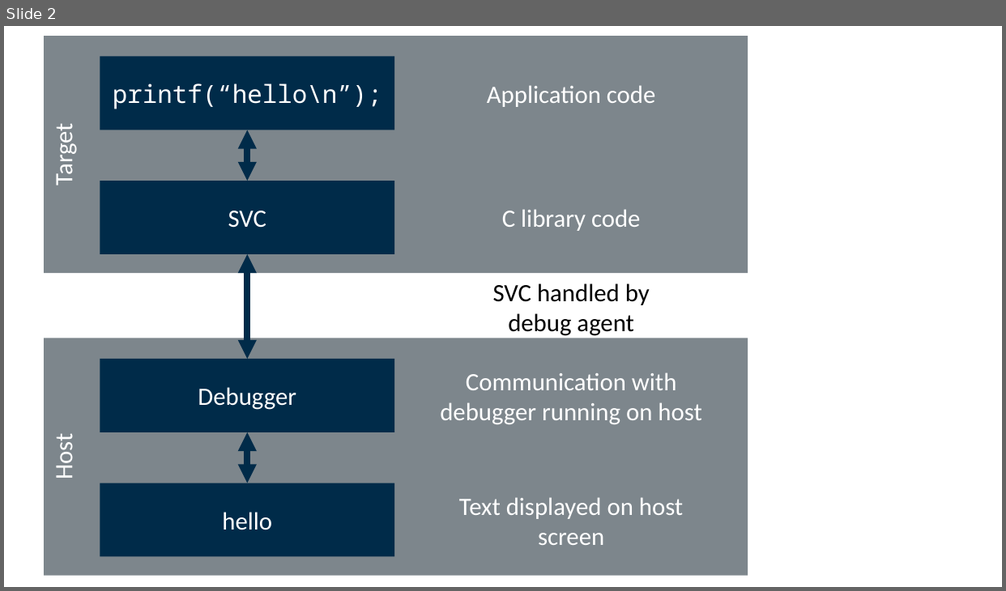
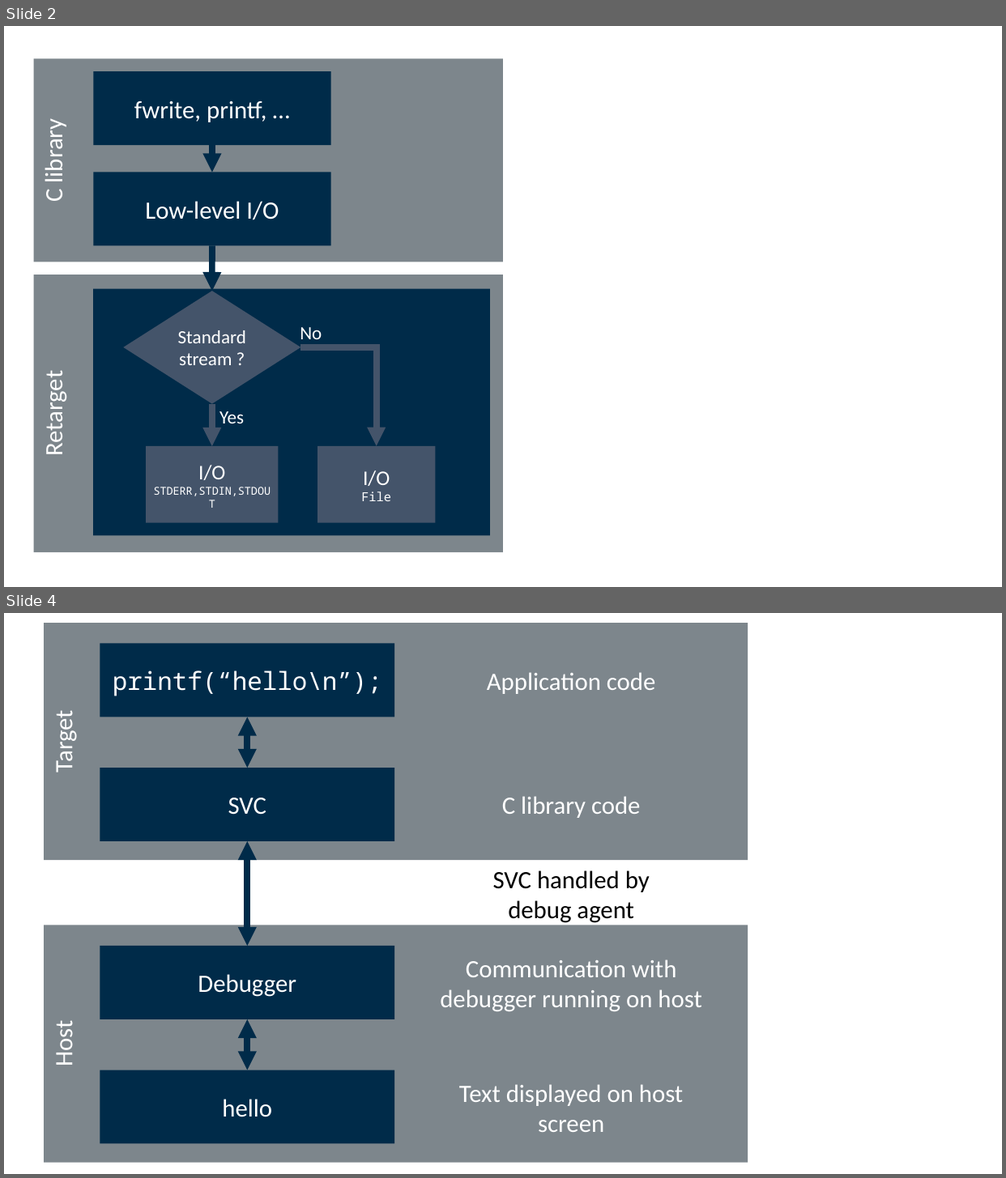
Before and after one commit to ARM-software/CMSIS-Compiler, a slide deck: doxygen/src/images/blocks.pptx. Shown one above the other, each under a label of ours: slide 2 before the commit, slides 2 and 4 after it; the slides between them are not shown. The pictures are 1006x591 and 1006x1178 pixels, drawn with LibreOffice and Linux fonts; fonts in the diff are those of the drawing. Boxes give left, top, right and bottom in pixels: in the first picture for what was removed or moved away, otherwise in the second. Text is boxed around its words. In the diff, an @@ line names an element or a change of style, - is before the commit and + after.

Commit message:
Rework documentation (#9)
- add File Interface and OS Interface APIs
- restructure "template" folder to match component names (and avoid conflicts in documentation due to duplicated names in "source" folder)
- restructured documentation input files (one file per page)
- simplified STDOUT to USART example

```diff
--- a/doxygen/src/images/blocks.pptx
+++ b/doxygen/src/images/blocks.pptx
@@ slide 2 added at (x1=4, y1=26, x2=1002, y2=587), background #FFFFFF @@
@@ rectangle added at (x1=34, y1=59, x2=503, y2=263), fill #7D868C, 24 pt, text #FFFFFF @@
+C library
@@ rectangle added at (x1=93, y1=71, x2=331, y2=145), fill #002B49, 24 pt, text #FFFFFF @@
+fwrite, printf, …
@@ arrow added from (212, 145) to (212, 172), #002B49 6 pt @@
@@ rectangle added at (x1=93, y1=172, x2=331, y2=246), fill #002B49, 24 pt, text #FFFFFF @@
+Low-level I/O
@@ arrow added from (212, 246) to (212, 291), #002B49 6 pt @@
@@ rectangle added at (x1=34, y1=275, x2=503, y2=552), fill #7D868C, 24 pt, text #FFFFFF @@
+Retarget
@@ rectangle added at (x1=93, y1=288, x2=490, y2=535), fill #002B49 @@
@@ diamond added at (x1=123, y1=291, x2=300, y2=404), fill #44546A, 18 pt, text #FFFFFF @@
+Standard stream ?
@@ text added at (x1=300, y1=327, x2=322, y2=339), 18 pt, text #FFFFFF @@
+No
@@ elbow arrow added from (300, 348) to (377, 446), #44546A 6 pt @@
@@ arrow added from (212, 404) to (212, 446), #44546A 6 pt @@
@@ text added at (x1=219, y1=412, x2=244, y2=429), 18 pt, text #FFFFFF @@
+Yes
@@ rectangle added at (x1=147, y1=446, x2=279, y2=524), fill #44546A, 10.5 pt, text #FFFFFF @@
+I/O
+STDERR,STDIN,STDOUT
@@ rectangle added at (x1=317, y1=446, x2=435, y2=524), fill #44546A, 12 pt, text #FFFFFF @@
+I/O
+File
@@ what was slide 2 is now slide 4 @@
```
Also in this commit, not shown: 2 other slides added, 1 slide removed, 56 other files.
